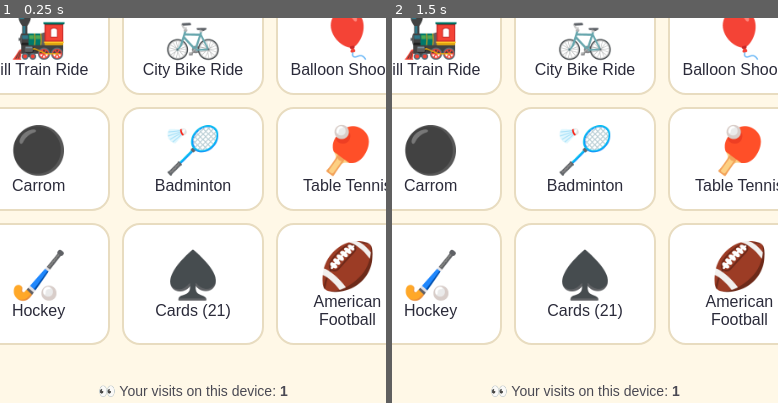
Above: before the commit, frames 1-2 (left to right).
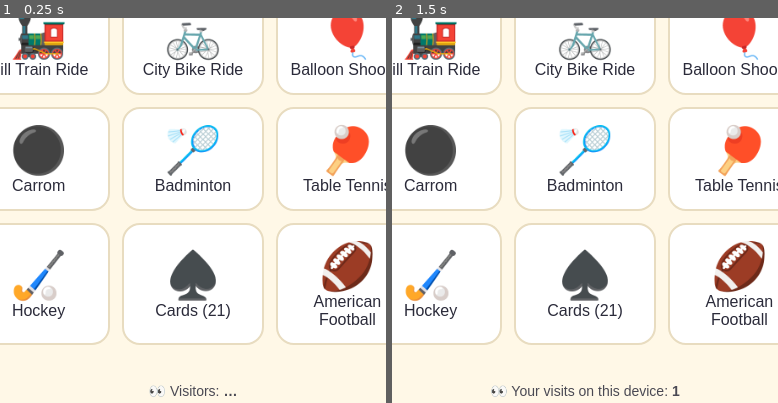
Above: after the commit, the same moments.

Repository: subhankarsarkar/kidsgames
Game: browser game, page index.html
Two runs of this game, one before a commit and one after it. Both use one fixed random seed, a clock stepped at 60 frames per second and the inputs below.
Inputs:
- Up to frame 1 (0.25 s): no input
- Up to frame 2 (1.5 s): hold Right from 1.03 s (still down); tap Space at 1.1 s
The pictures show only the part of the screen within x 25-75%, y 50-100%; the shares and areas given below are measured in that part.

The runs differ from the first frame. In frame 1, 0.6% of the frame differs, in the area x 25-75%, y 95-99%; in frame 2, nothing differs.

Commit message:
Add files via upload

Diff:
--- a/index.html
+++ b/index.html
@@ -14,7 +14,7 @@
 .bd{display:grid;margin:10px auto;gap:2px}.c{background:var(--card);border:1px solid var(--ln);display:flex;align-items:center;justify-content:center;cursor:pointer;font-size:28px;aspect-ratio:1}
 #msg{min-height:26px;font-weight:bold;margin:6px}.bar{background:var(--ln);border-radius:8px;height:16px;margin:6px 0;text-align:left}.bar div{height:100%;border-radius:8px}
 #vis{margin:26px 8px 18px;font-size:14px;opacity:.85}
-</style></head><body>
+</style><script data-goatcounter="https://kidsgames.goatcounter.com/count" async src="https://gc.zgo.at/count.js"></script></head><body>
 <div id="home"><h1>🎈 Kids Game Zone 🎈</h1><p class="s">Tap an icon to play!</p><div id="grid"></div></div>
 <div id="play"><button class="b" onclick="home()">⬅ Back</button><h2 id="t"></h2><div id="msg"></div><div id="area"></div></div>
 <div id="vis">👀 Visitors: <b id="vc">…</b></div>
@@ -473,11 +473,8 @@
 function star(el){let s=0,left=15;const a=document.createElement('div');a.style.cssText='position:relative;height:260px …(215 unchanged characters)…
 function mv(){st.style.left=R(85)+'%';st.style.top=R(75)+'%'}mv();st.onclick=()=>{s++;mv()};
 timer=setInterval(()=>{left--;mv();if(left<=0){clearInterval(timer);st.style.display='none';msg('Time up! Stars: '+s+' 🎉')}else msg('Stars: '+s+'  Time: '+left)},1000);msg('Tap the star fast!')}
-// Visitor counter (global count via counterapi.dev; falls back to a count on this device)
-(function(){const out=n=>{$('vc').textContent=Number(n).toLocaleString()};
-let counted=0;try{counted=sessionStorage.getItem('kgz_counted')}catch(e){}
-const mark=()=>{try{sessionStorage.setItem('kgz_counted','1')}catch(e){}};
-function local(){let n=0;try{n=+localStorage.getItem('kgz_local')||0;if(!counted){n++;localStorage.setItem('kgz_local',n)}}catch(e){}mark();$('vis').firstChild.textContent='👀 Your visits on this device: ';out(n||1)}
-function load(){try{const c=new Counter({workspace:'subhankarsarkar-kidsgames'});(counted?c.get('visits'):c.up('visits')).then(r=>{const n=r&&(r.value??r.count??(r.data&&(r.data.up_count??r.data.count)));if(n==null)throw 0;out(n);mark()}).catch(local)}catch(e){local()}}
-const sc=document.createElement('script');sc.src='https://cdn.jsdelivr.net/npm/counterapi@2.1.2/dist/counter.browser.min.js';sc.onload=load;sc.onerror=local;document.head.append(sc)})();
+// Visitor counter (GoatCounter: kidsgames.goatcounter.com; falls back to a count on this device)
+(function(){const out=n=>{$('vc').textContent=n};
+function local(){let n=0,c=0;try{c=sessionStorage.getItem('kgz_counted');n=+localStorage.getItem('kgz_local')||0;if(!c){n++;localStorage.setItem('kgz_local',n);sessionStorage.setItem('kgz_counted','1')}}catch(e){}$('vis').firstChild.textContent='👀 Your visits on this device: ';out(n||1)}
+setTimeout(()=>{fetch('https://kidsgames.goatcounter.com/counter/TOTAL.json').then(r=>{if(!r.ok)throw 0;return r.json()}).then(j=>{if(j&&j.count!=null)out(j.count);else throw 0}).catch(local)},1500)})();
 </script></body></html>
